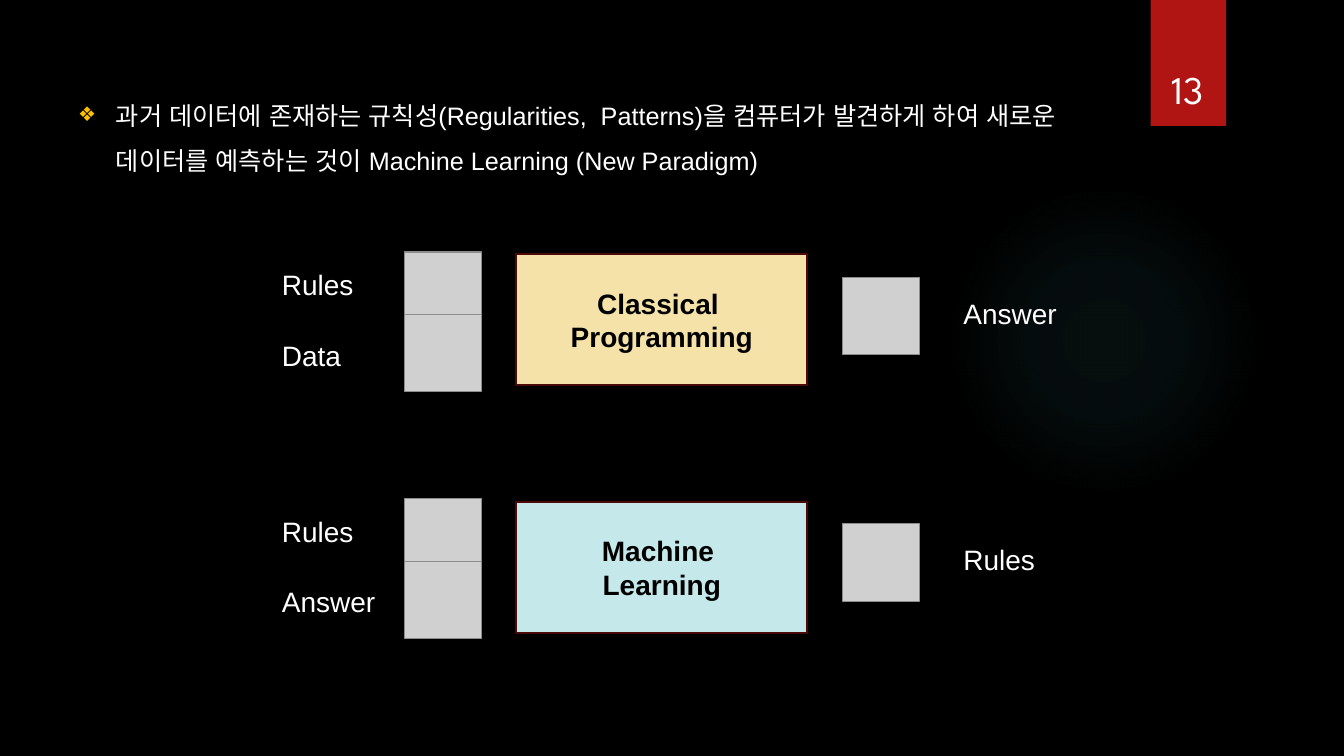
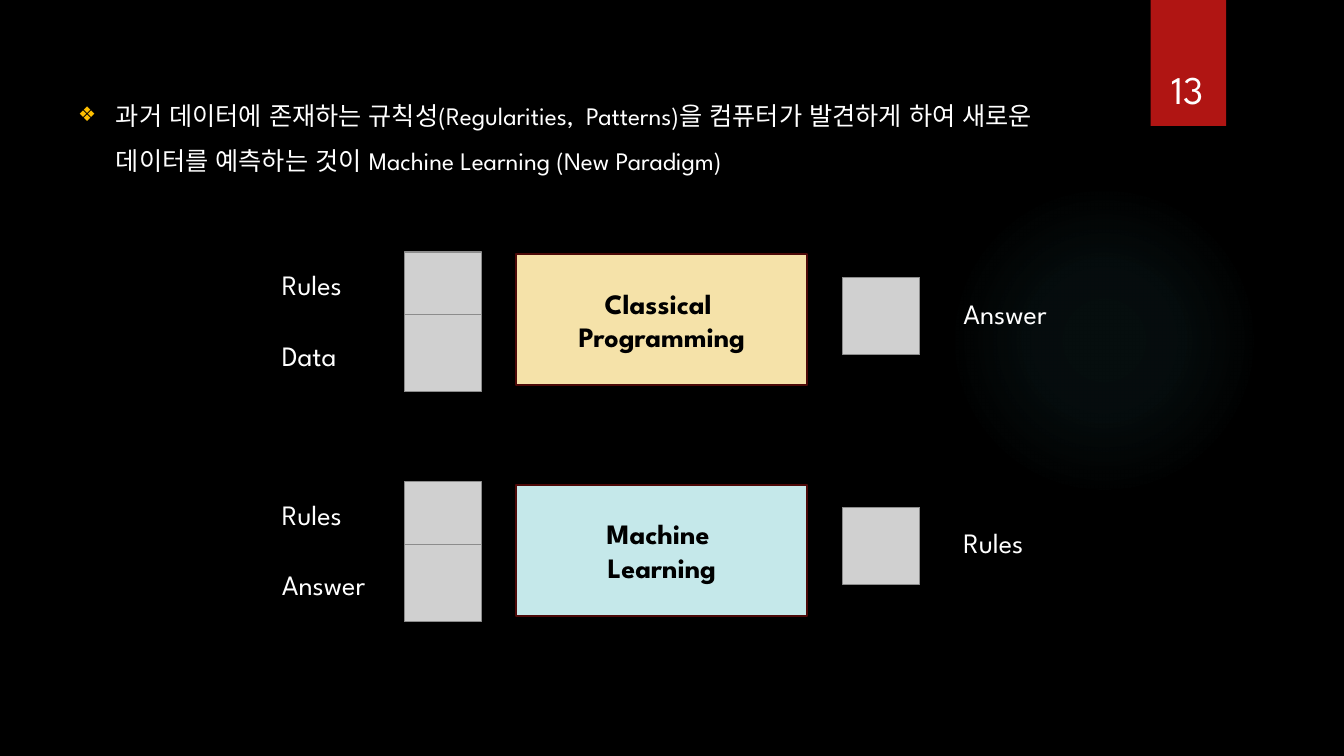
Before and after one commit to ancestor9/Introduction-to-BigData-Analysis, a slide deck: slide 13 of AI 역량강화.pptx. Drawn at 1344x756 pixels with LibreOffice and Linux fonts; fonts in the diff are those of the drawing; grey boxes stand for pictures; background and template pictures are left out. Boxes give left, top, right and bottom in pixels: in the first picture for what was removed or moved away, otherwise in the second. Text is boxed around its words. In the diff, an @@ line names an element or a change of style, - is before the commit and + after.

```diff
--- a/AI 역량강화.pptx
+++ b/AI 역량강화.pptx
@@ font Arial to League Spartan in 9 elements at bbox=[116, 104, 1033, 176], bbox=[516, 254, 808, 385], bbox=[282, 275, 342, 296], bbox=[282, 347, 337, 367], bbox=[963, 305, 1046, 325], bbox=[282, 505, 342, 526], bbox=[963, 533, 1023, 554], bbox=[282, 576, 365, 596], bbox=[516, 485, 808, 616] @@
@@ 3 texts, 2 pictures, 1 rectangle: place and size @@
-3 texts, 2 pictures, 1 rectangle at bbox=[282, 498, 1035, 633]
+3 texts, 2 pictures, 1 rectangle at bbox=[282, 482, 1023, 616]
@@ picture: place and size @@
-picture at bbox=[404, 562, 482, 639]
+picture at bbox=[404, 544, 482, 622]
```
Also in this commit, not shown: 37 other slides changed, 6 slides added, 1 slide removed, 1 other file.
